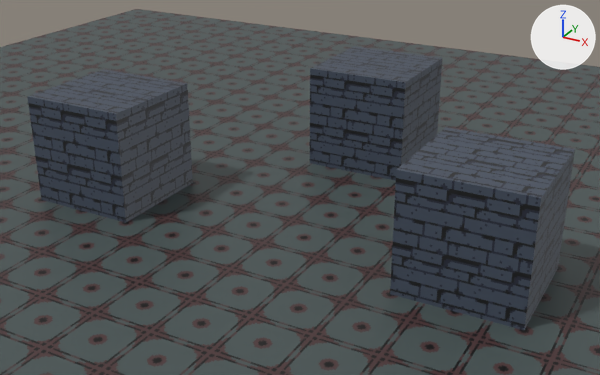
Two versions of the Blender file examples/lightgroups/lighting.blend, one commit apart.
One viewpoint serves both versions: a 50 mm lens placed at (14.0, -22.0, 12.8), pointed at (0.3, 2.8, 0.4). Arrows for +X, +Y and +Z are at upper right; the lights stay in place. The picture after the commit comes second.

Names of what the first picture shows: 'Both', 'OnlyGreen', 'OnlyRed', 'Plane'.
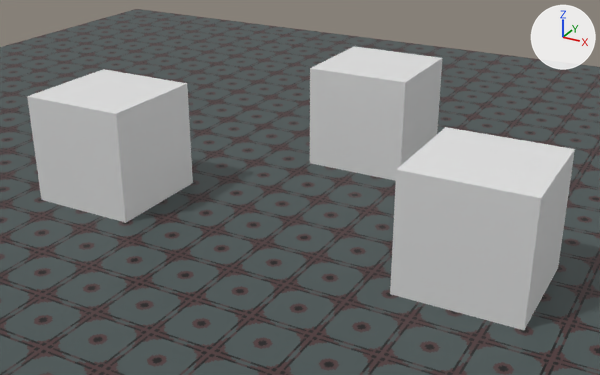
The change in detail:
In material 'Cube' (mat_cube), texture is no longer img_bricktile_png.
In material 'Cube' (mat_cube), base_color is now set to (0.8, 0.8, 0.8), white #e7e7e7.

What differs and where, as boxes [x1, y1, x2, y2] in the pictures (600 x 375 px):
'OnlyRed', surface changed (lighter): [390, 127, 575, 330] in both
'OnlyGreen', surface changed (lighter): [27, 69, 193, 223] in both
'Both', surface changed (lighter): [310, 46, 442, 181] in both
